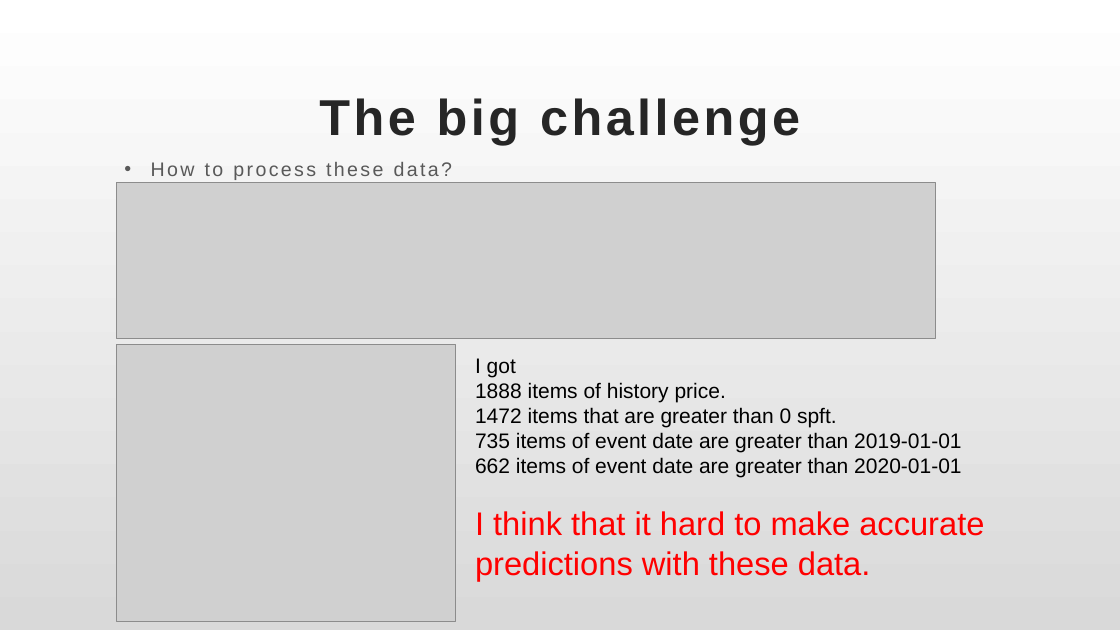
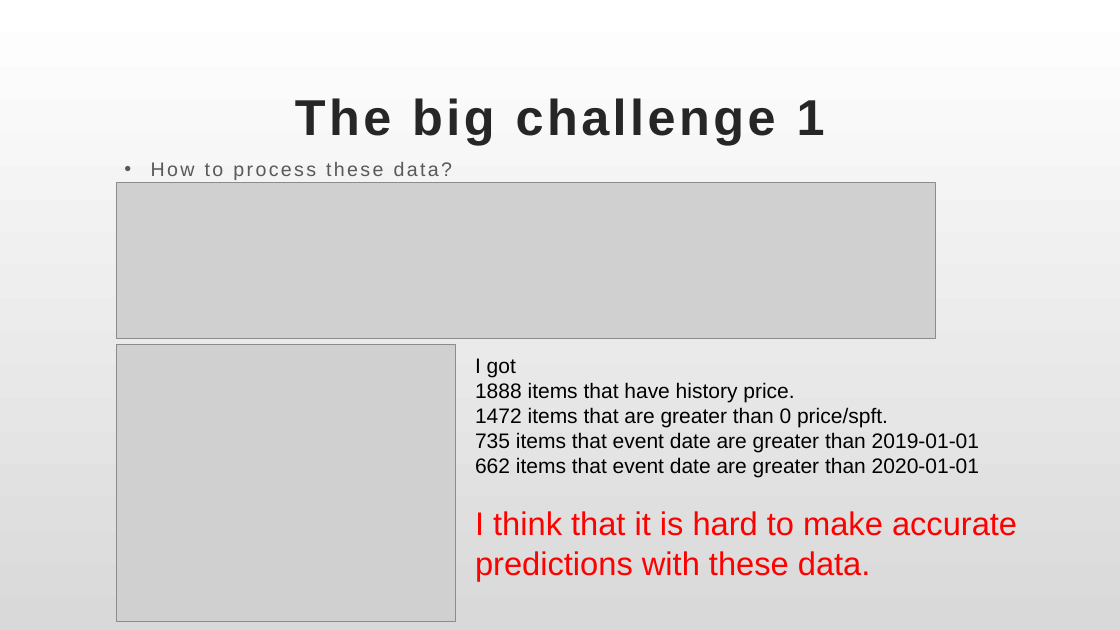
Before and after one commit to Yuehao-Wang/AIM-5001, a slide deck: slide 12 of Y_Wang_Final_Project_Presentation.pptx. Drawn at 1120x630 pixels with LibreOffice and Linux fonts; fonts in the diff are those of the drawing; grey boxes stand for pictures. Boxes give left, top, right and bottom in pixels: in the first picture for what was removed or moved away, otherwise in the second. Text is boxed around its words. In the diff, an @@ line names an element or a change of style, - is before the commit and + after.

```diff
--- a/Y_Wang_Final_Project_Presentation.pptx
+++ b/Y_Wang_Final_Project_Presentation.pptx
@@ title at (295, 98, 825, 145): text changed @@
-The big challenge
+The big challenge 1
@@ text at (475, 382, 1017, 581): text changed @@
-1888 items of history price.
-1472 items that are greater than 0 spft.
-735 items of event date are greater than 2019-01-01
-662 items of event date are greater than 2020-01-01
-I think that it hard to make accurate predictions with these data.
+1888 items that have history price.
+1472 items that are greater than 0 price/spft.
+735 items that event date are greater than 2019-01-01
+662 items that event date are greater than 2020-01-01
+I think that it is hard to make accurate predictions with these data.
```
Also in this commit, not shown: 12 other slides changed.
